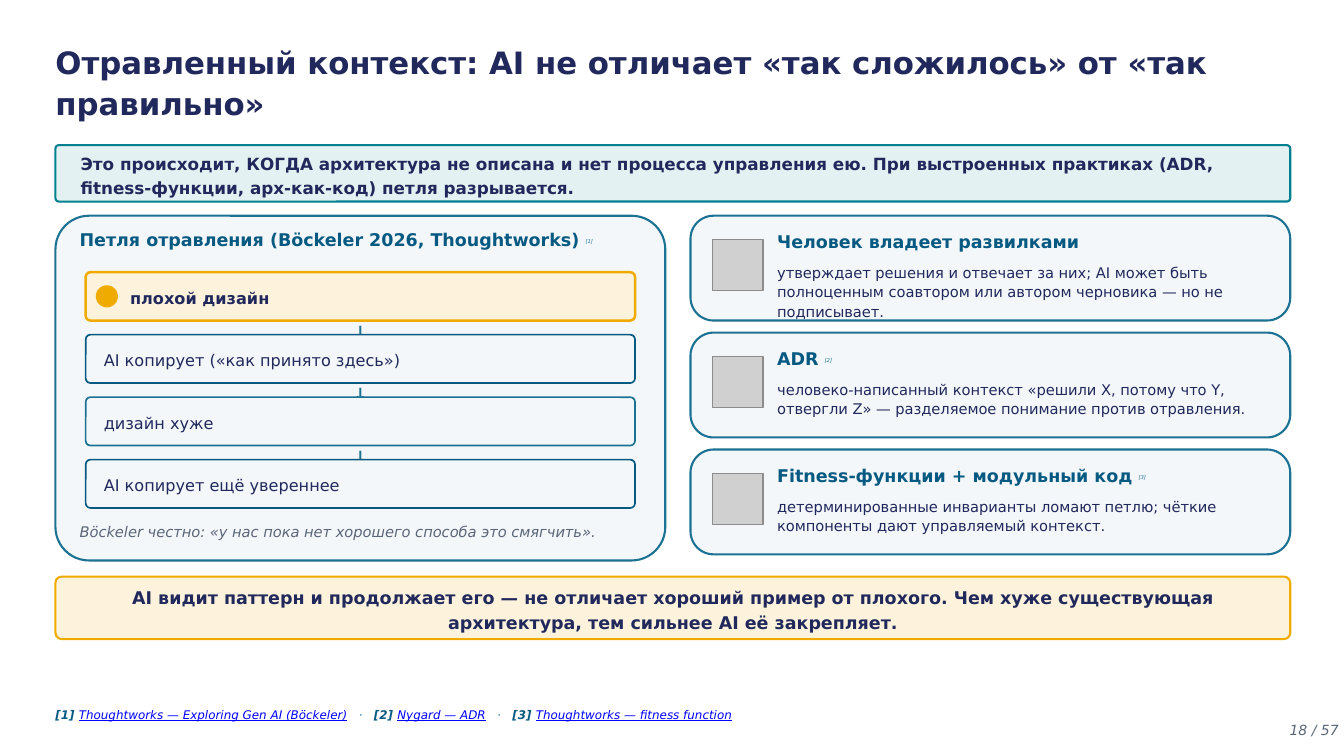
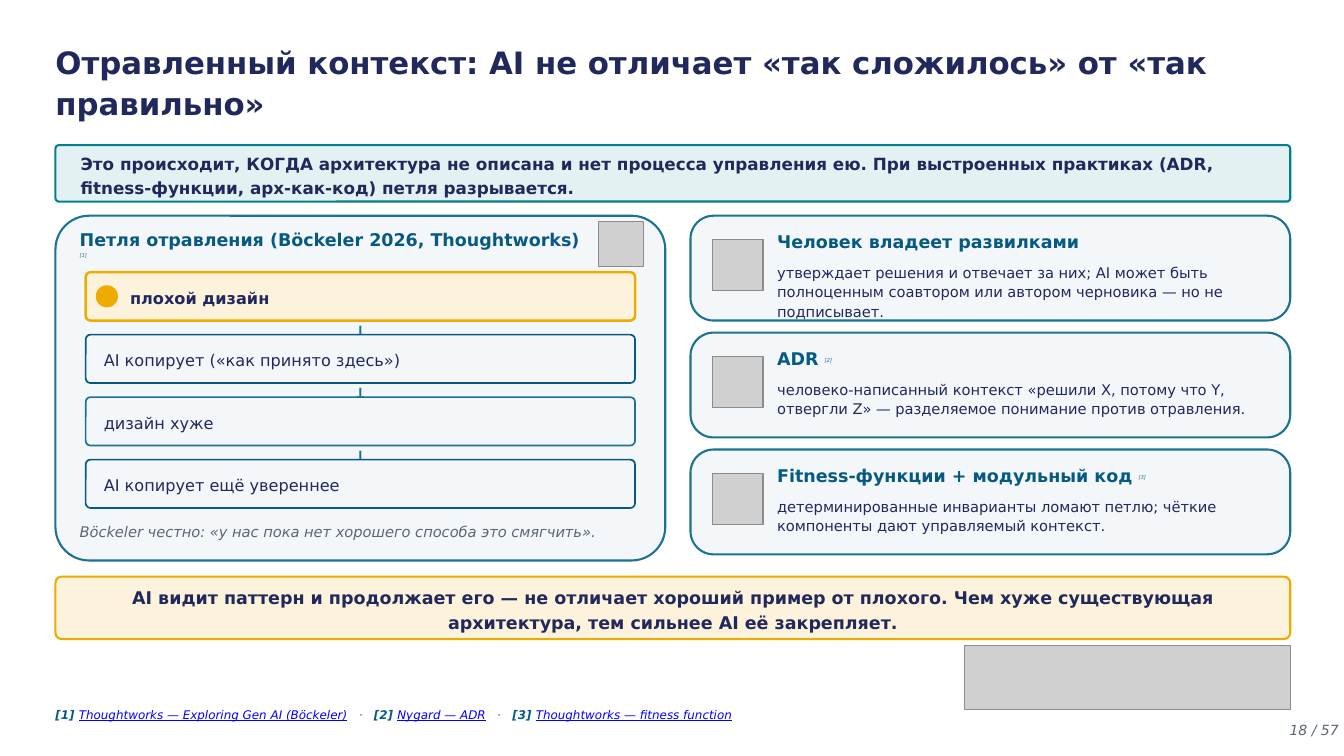
Before and after one commit to tellina-study/AI-usage-lessons, a slide deck: slide 18 of library/lectures/lec-04/rendered/lec-04.pptx. Drawn at 1344x756 pixels with LibreOffice and Linux fonts; fonts in the diff are those of the drawing; grey boxes stand for pictures. Boxes give left, top, right and bottom in pixels: in the first picture for what was removed or moved away, otherwise in the second. Text is boxed around its words. In the diff, an @@ line names an element or a change of style, - is before the commit and + after.

```diff
--- a/library/lectures/lec-04/rendered/lec-04.pptx
+++ b/library/lectures/lec-04/rendered/lec-04.pptx
@@ text "Петля отравления (Böckeler 2026, Thoughtworks) ..." rewrapped from box(80, 232, 593, 250) to box(80, 232, 580, 258) @@
@@ picture added at box(599, 222, 643, 266) @@
@@ picture added at box(965, 645, 1291, 710) @@
```
Also in this commit, not shown: 15 other slides changed, 59 other files.
